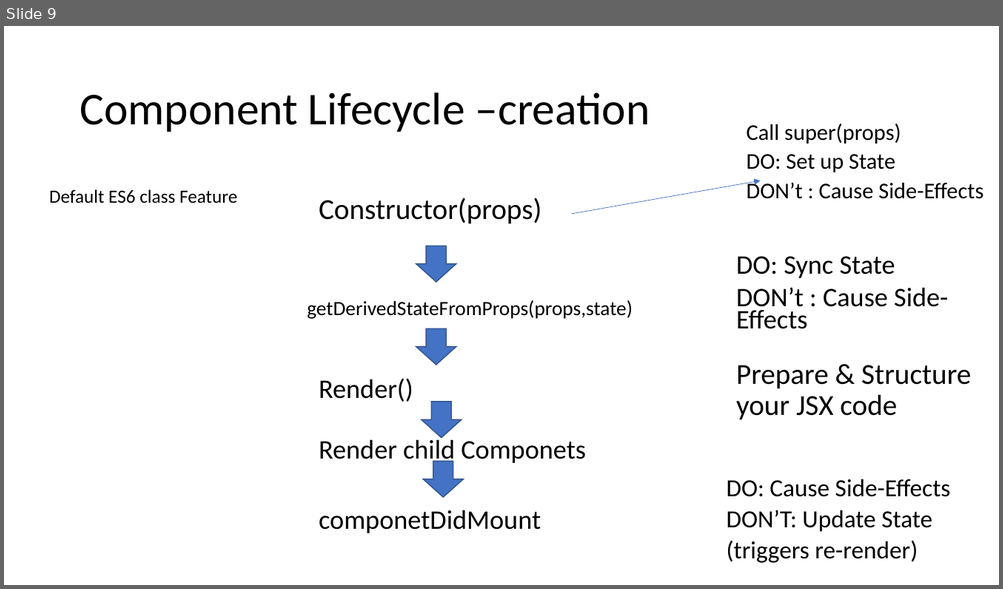
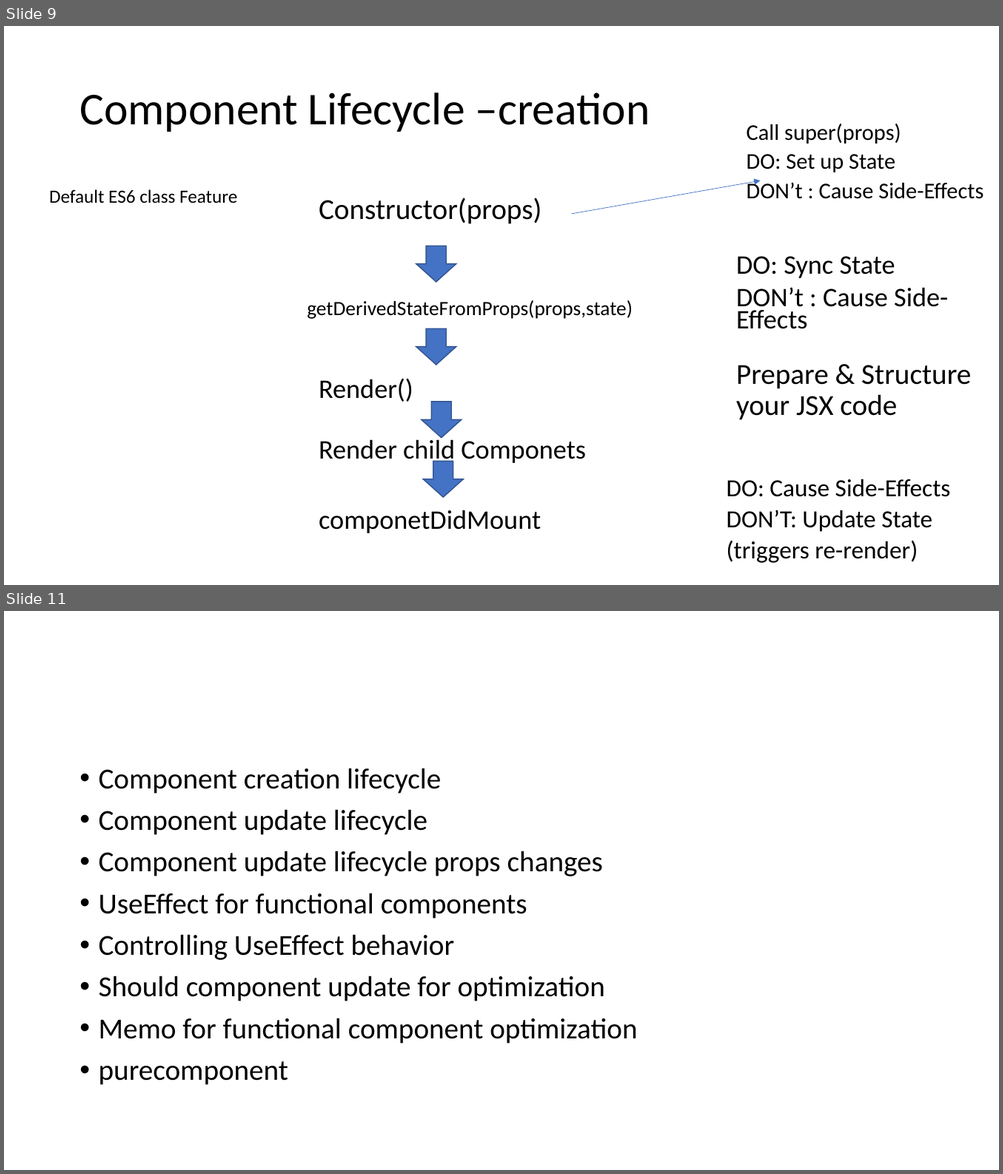
Before and after one commit to PiyushChaturvedii/batch03, a slide deck: Create-react-app.pptx. Shown one above the other, each under a label of ours: slide 9 before the commit, slides 9 and 11 after it; the slides between them are not shown. The pictures are 1003x589 and 1003x1174 pixels, drawn with LibreOffice and Linux fonts; fonts in the diff are those of the drawing. Boxes give left, top, right and bottom in pixels: in the first picture for what was removed or moved away, otherwise in the second. Text is boxed around its words. In the diff, an @@ line names an element or a change of style, - is before the commit and + after.

Commit message:
Reactjs useEffect

```diff
--- a/Create-react-app.pptx
+++ b/Create-react-app.pptx
@@ slide 11 added at bbox=[4, 611, 999, 1170], background #FFFFFF @@
@@ text added at bbox=[99, 768, 637, 1085], 28 pt, text #000000 @@
+• Component creation lifecycle
+• Component update lifecycle
+• Component update lifecycle props changes
+• UseEffect for functional components
+• Controlling UseEffect behavior
+• Should component update for optimization
+• Memo for functional component optimization
+• purecomponent
```
Also in this commit, not shown: 1 slide changed, 3 other slides added, 58 other files.
